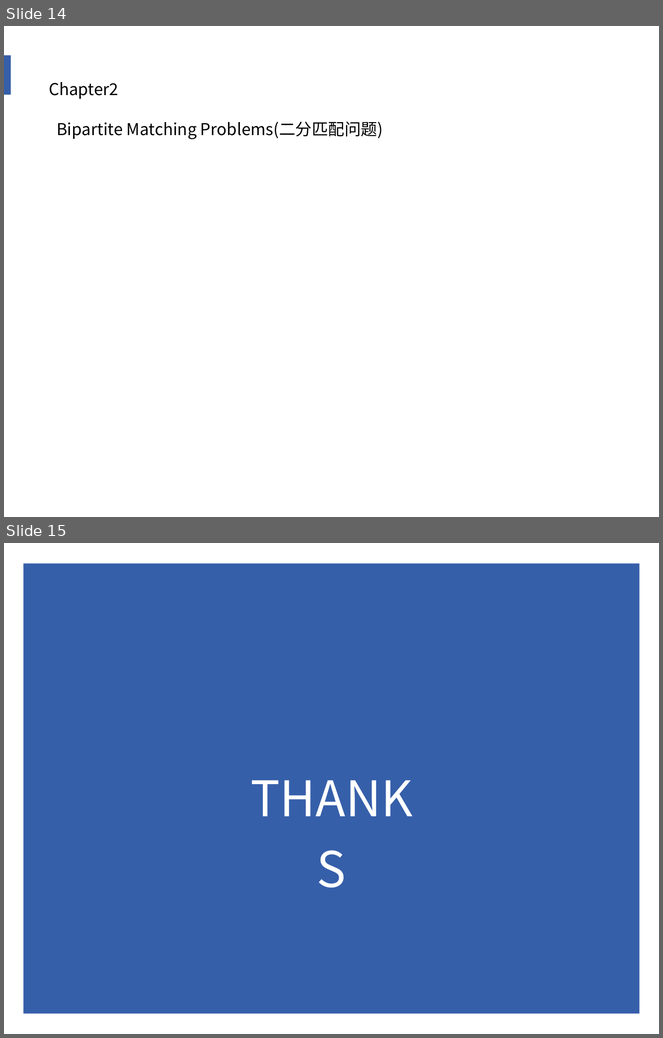
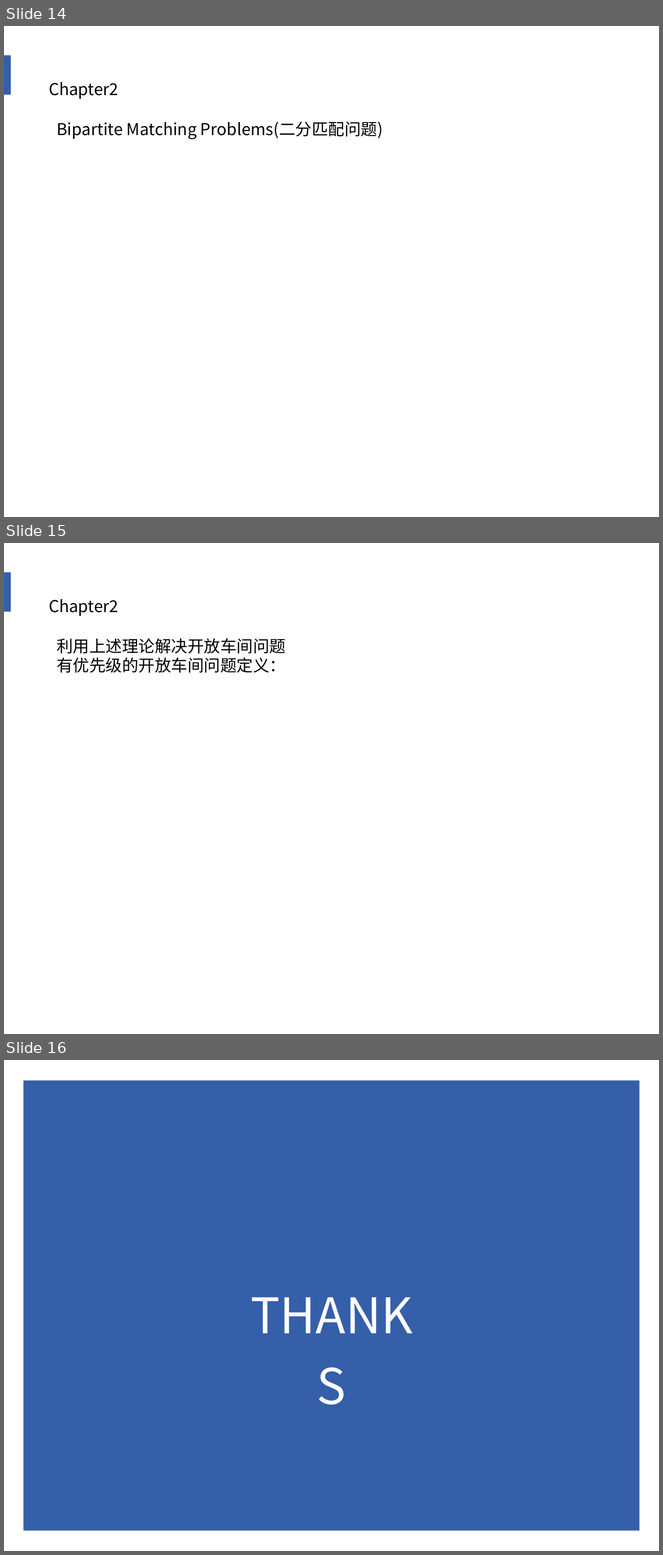
Before and after one commit to AndyFlower/Paper, a slide deck: ppt/Scheduling Algorithms.pptx. Shown one above the other, each under a label of ours: slides 14 and 15 before the commit, slides 14, 15 and 16 after it. The pictures are 663x1038 and 663x1555 pixels, drawn with LibreOffice and Linux fonts; fonts in the diff are those of the drawing. Boxes give left, top, right and bottom in pixels: in the first picture for what was removed or moved away, otherwise in the second. Text is boxed around its words. In the diff, an @@ line names an element or a change of style, - is before the commit and + after.

Commit message:
ppt

```diff
--- a/ppt/Scheduling Algorithms.pptx
+++ b/ppt/Scheduling Algorithms.pptx
@@ slide 15 added at (4,543,659,1034), background #FFFFFF; not listed: 1 template element that a slide beside it also shows @@
@@ text added at (49,599,118,616), 18 pt, text #000000 @@
+Chapter2
@@ text added at (57,638,286,673), 18 pt, text #000000 @@
+利用上述理论解决开放车间问题
+有优先级的开放车间问题定义：
@@ what was slide 15 is now slide 16 @@
```
